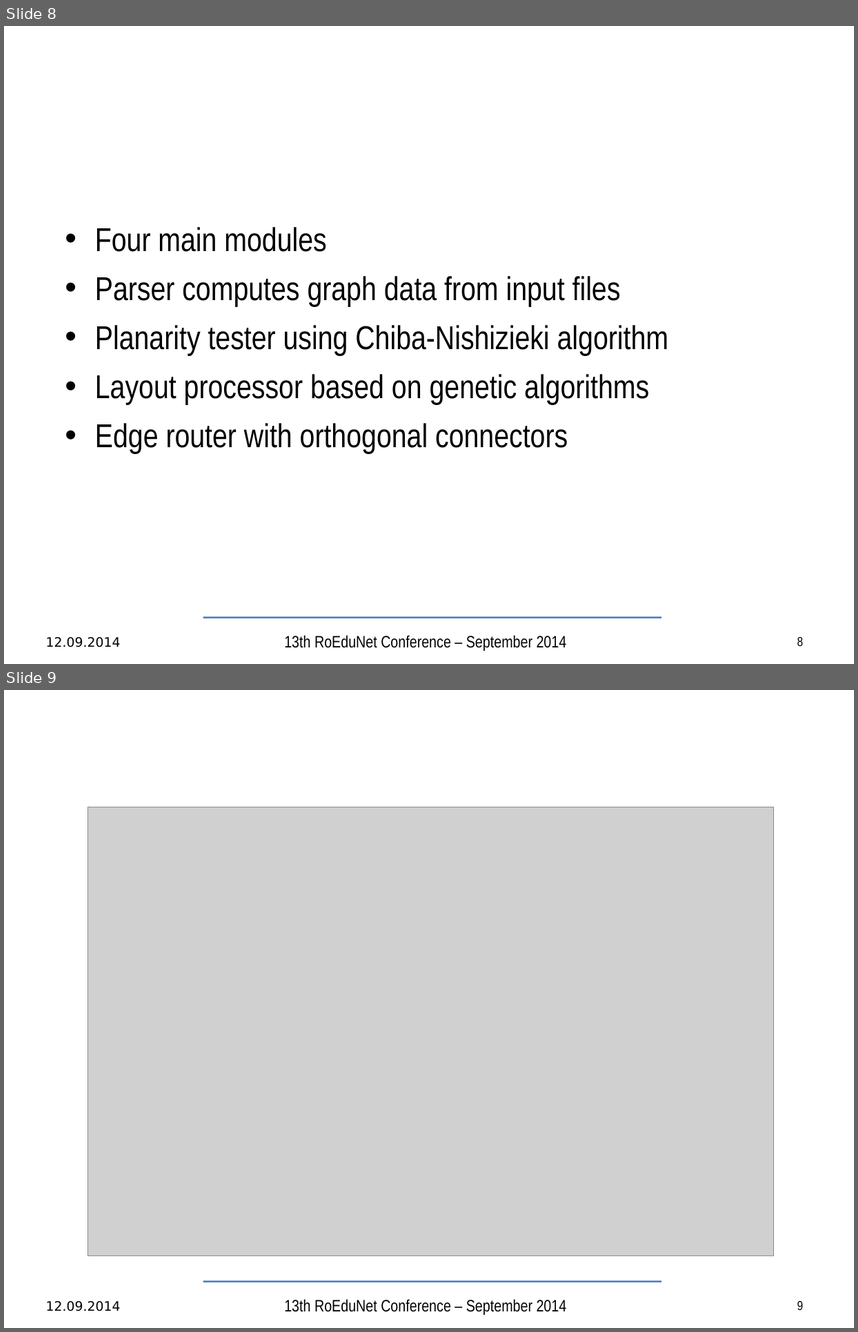
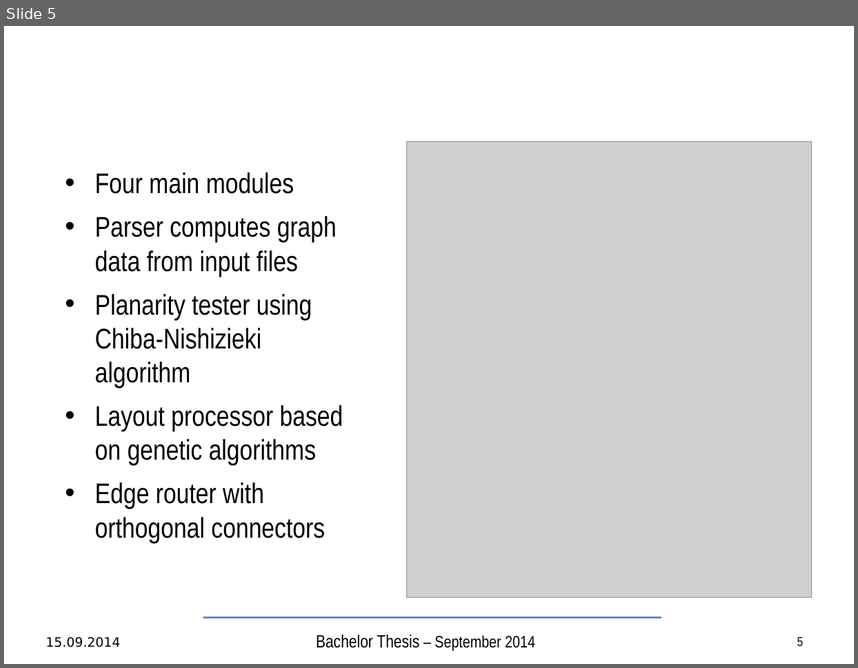
Before and after one commit to TudorVisan/Diploma, a slide deck: andrei.musat/prez/articol/bachelor-slides-en.odp. Shown one above the other, each under a label of ours: slides 8 and 9 before the commit, slide 5 after it. The pictures are 858x1332 and 858x668 pixels, drawn with LibreOffice and Linux fonts; fonts in the diff are those of the drawing; grey boxes stand for pictures; background and template pictures are left out. Boxes give left, top, right and bottom in pixels: in the first picture for what was removed or moved away, otherwise in the second. Text is boxed around its words. In the diff, an @@ line names an element or a change of style, - is before the commit and + after.

```diff
--- a/andrei.musat/prez/articol/bachelor-slides-en.odp
+++ b/andrei.musat/prez/articol/bachelor-slides-en.odp
@@ slide 9 removed at (4, 690, 854, 1328), background #FFFFFF; not listed: 1 template element that a slide beside it also shows @@
@@ title removed at (117, 697, 811, 778) @@
-System Architecture
@@ picture removed at (87, 807, 773, 1255) @@
@@ text removed at (46, 1301, 121, 1311) @@
-12.09.2014
@@ text removed at (284, 1299, 567, 1314) @@
-13th RoEduNet Conference – September 2014
@@ page number removed at (797, 1301, 804, 1310) @@
-9
@@ what was slide 8 is now slide 5 @@
@@ slide 5 changed as well @@
@@ text "Four main modules" at (95, 172, 343, 542): size 28 to 24 pt @@
@@ picture added at (407, 142, 811, 597) @@
@@ text at (46, 637, 121, 647): text changed @@
-12.09.2014
+15.09.2014
@@ text at (316, 634, 535, 650): text changed; size 14 to 15 pt @@
-13th RoEduNet Conference – September 2014
+Bachelor Thesis – September 2014
@@ page number at (797, 637, 804, 646): text changed @@
-8
+5
```
Also in this commit, not shown: 12 other slides changed, 3 other slides removed, 1 other file.
